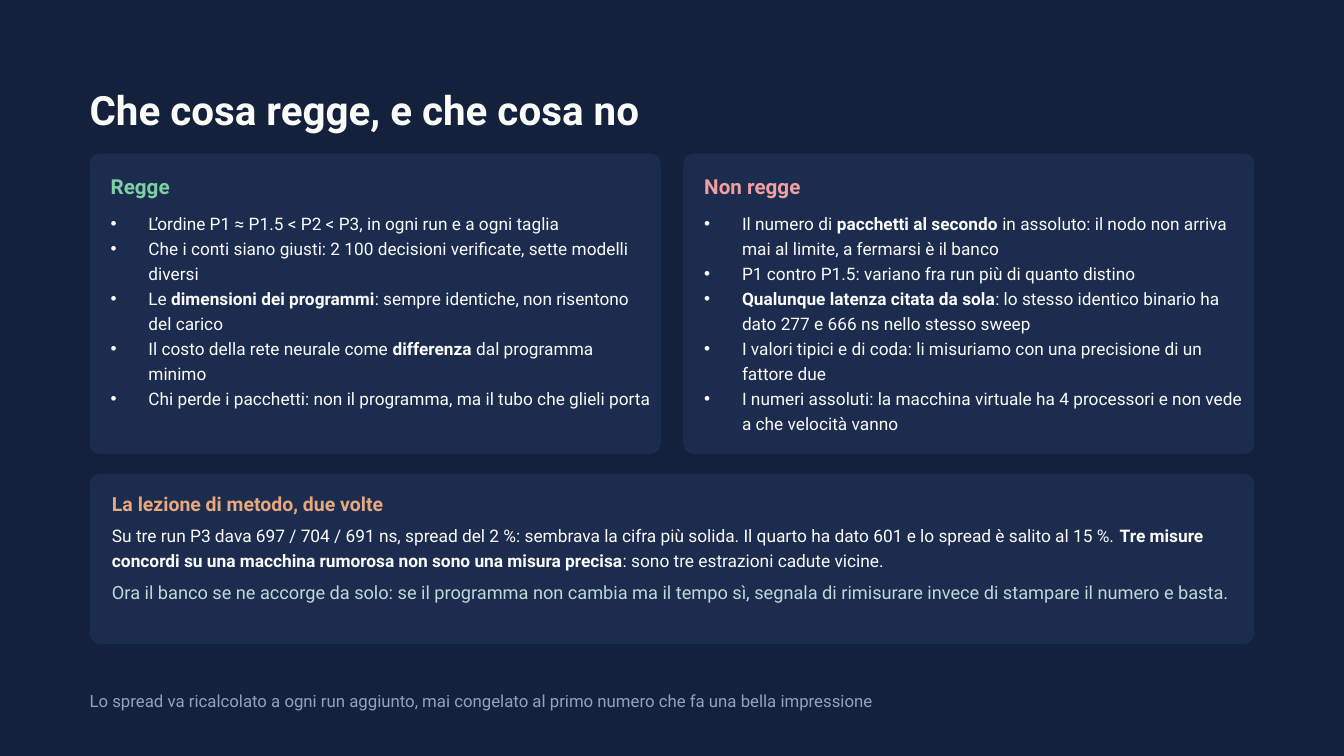
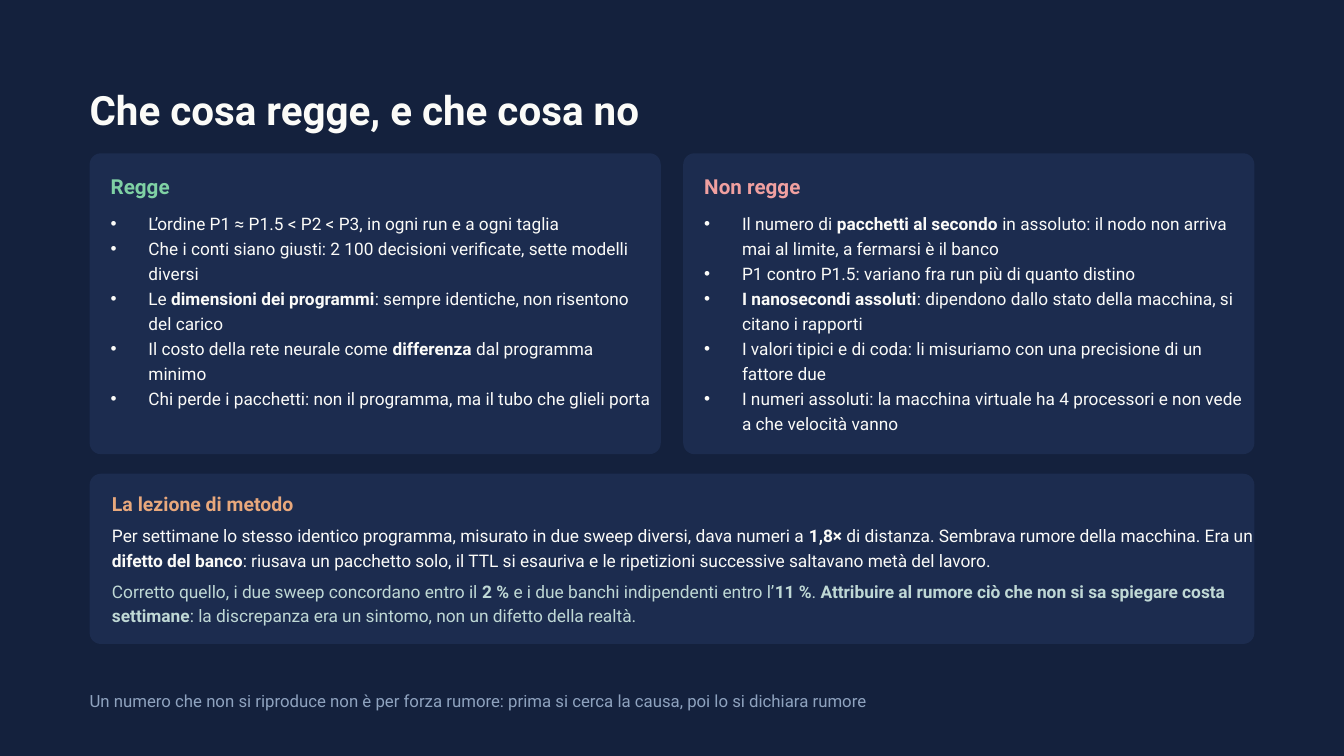
Before and after one commit to ettore-cantile/ipa_lab, a slide deck: slide 33 of docs/IPA eBPF — Implementazione e risultati.pptx (slide 26 before the commit). Drawn at 1344x756 pixels with LibreOffice and Linux fonts; fonts in the diff are those of the drawing. Boxes give left, top, right and bottom in pixels: in the first picture for what was removed or moved away, otherwise in the second. Text is boxed around its words. In the diff, an @@ line names an element or a change of style, - is before the commit and + after.

```diff
--- a/docs/IPA eBPF — Implementazione e risultati.pptx
+++ b/docs/IPA eBPF — Implementazione e risultati.pptx
@@ text at [742,292,1233,334]: text changed @@
-• Qualunque latenza citata da sola: lo stesso identico binario ha dato 277 e 666 ns nello stesso sweep
+• I nanosecondi assoluti: dipendono dallo stato della macchina, si citano i rapporti
@@ text at [112,496,294,511]: text changed @@
-La lezione di metodo, due volte
+La lezione di metodo
@@ text at [112,529,1253,571]: text changed @@
-Su tre run P3 dava 697 / 704 / 691 ns, spread del 2 %: sembrava la cifra più solida. Il quarto ha dato 601 e lo spread è salito al 15 %. Tre misure concordi su una macchina rumorosa non sono una misura precisa: sono tre estrazioni cadute vicine.
+Per settimane lo stesso identico programma, misurato in due sweep diversi, dava numeri a 1,8× di distanza. Sembrava rumore della macchina. Era un difetto del banco: riusava un pacchetto solo, il TTL si esauriva e le ripetizioni successive saltavano metà del lavoro.
@@ text at [112,585,1225,626]: text changed; size 13 to 12.4 pt @@
-Ora il banco se ne accorge da solo: se il programma non cambia ma il tempo sì, segnala di rimisurare invece di stampare il numero e basta.
+Corretto quello, i due sweep concordano entro il 2 % e i due banchi indipendenti entro l’11 %. Attribuire al rumore ciò che non si sa spiegare costa settimane: la discrepanza era un sintomo, non un difetto della realtà.
@@ text at [90,694,867,711]: text changed @@
-Lo spread va ricalcolato a ogni run aggiunto, mai congelato al primo numero che fa una bella impressione
+Un numero che non si riproduce non è per forza rumore: prima si cerca la causa, poi lo si dichiara rumore
```
Also in this commit, not shown: 9 other slides changed, 7 slides added, 42 other files.
